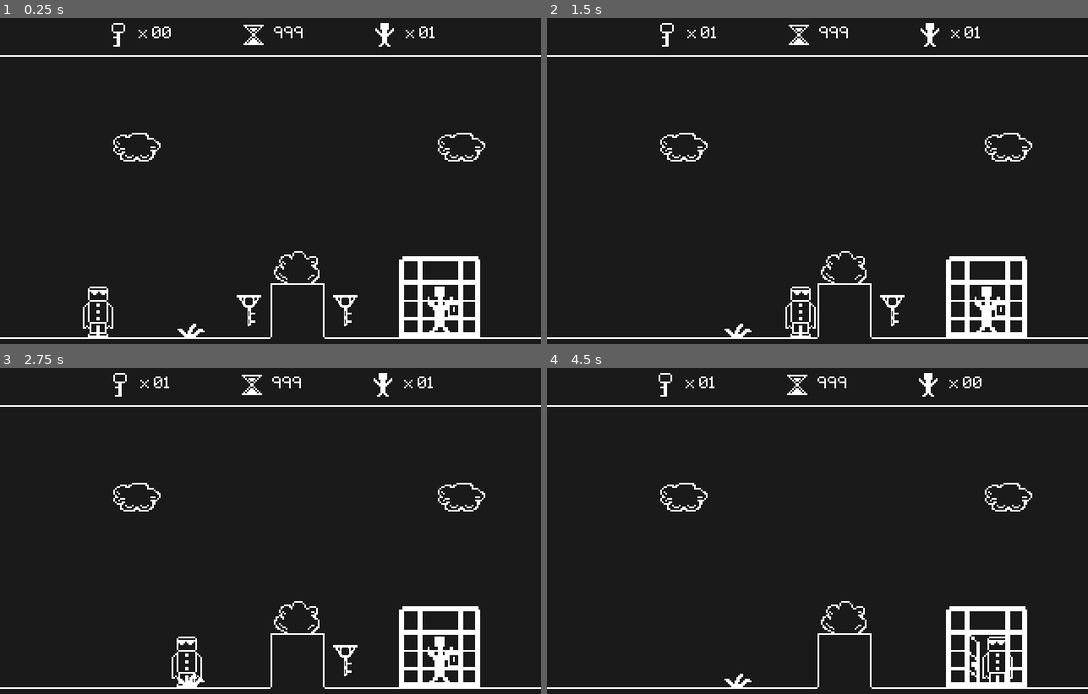
Above: before the commit, frames 1-4 (two rows, left to right).
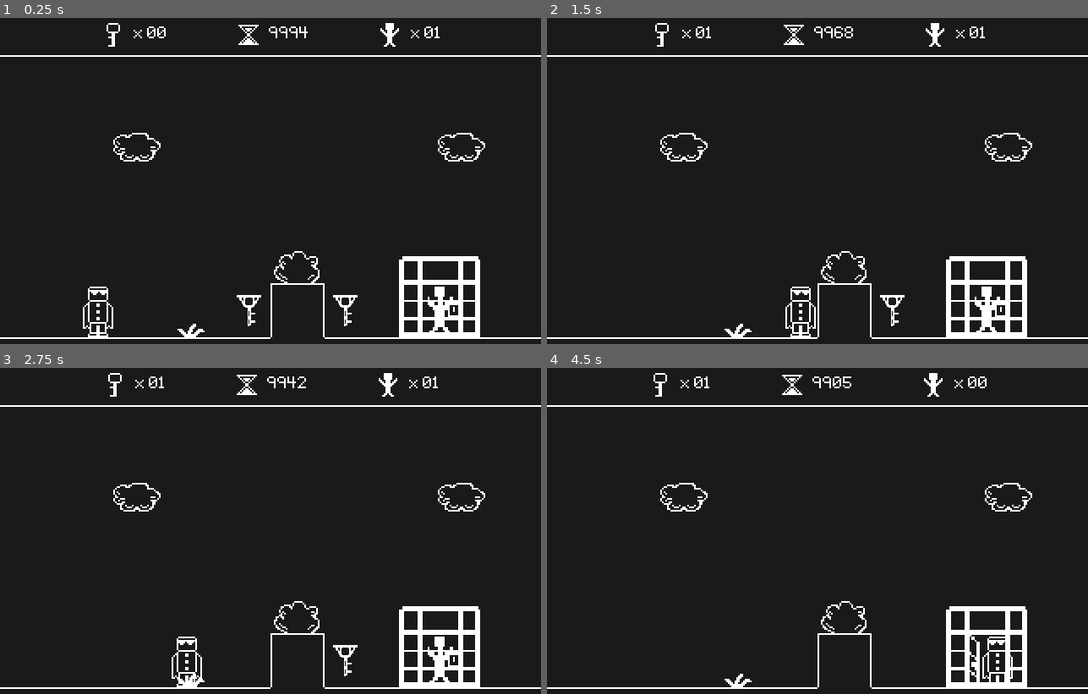
Above: after the commit, the same moments.

Repository: Kiel97/bialjam2019
Game: Godot game, scene res://Levels/Level.tscn
Two runs of this game, one before a commit and one after it. Both use one fixed random seed, a clock stepped at 60 frames per second and the inputs below.
Inputs:
- Up to frame 1 (0.25 s): no input
- Up to frame 2 (1.5 s): tap Enter at 0.5 s; hold Right (move_right) from 0.53 s (still down); tap Up (jump) at 0.77 s
- Up to frame 3 (2.75 s): tap Up (jump) at 1.52 s; release Right (move_right) at 2.03 s; hold Left (move_left) from 2.03 s (still down)
- Up to frame 4 (4.5 s): release Left (move_left) at 2.78 s; hold Right (move_right) 2.78-4.28 s; tap Up (jump) at 3.02, 3.77 s; hold Left (move_left) from 4.28 s (still down)

The runs differ from the first frame. In frame 1, 0.7% of the frame differs, in the area x 19-82%, y 1-9%; in frame 2, 0.7%; in frame 3, 0.7%; in frame 4, 0.7%.

Commit message:
Added basic time left mechanism

Diff:
--- a/Bialjam2019/HUD/HUD.gd
+++ b/Bialjam2019/HUD/HUD.gd
@@ -2,6 +2,7 @@
 
 onready var keys_counter : Label = $PanelContainer/VBoxContainer/CenterContainer/HBoxContainer/KeysCollected/KeyCounter
 onready var prisoners_counter : Label = $PanelContainer/VBoxContainer/CenterContainer/HBoxContainer/PrisonersCounter/PrisonersLeft
+onready var time_counter : Label = $PanelContainer/VBoxContainer/CenterContainer/HBoxContainer/TimeCounter/TimeLeft
 
 # Called when the node enters the scene tree for the first time.
 func _ready() -> void:
@@ -16,3 +17,6 @@
 
 func _on_Hero_prisoners_count(value) -> void:
 	prisoners_counter.text = "x " + str(value).pad_zeros(2)
+
+func _on_Hero_time_changed(value) -> void:
+	time_counter.text = str(value).pad_zeros(4)
--- a/Bialjam2019/Hero/Hero.gd
+++ b/Bialjam2019/Hero/Hero.gd
@@ -2,24 +2,34 @@
 
 signal key_collected(value)
 signal prisoners_count(value)
+signal time_changed(value)
 
 const MOVE_SPEED = 125
 const JUMP_SPEED = -300
 const GRAVITY = 1000
+const TICKS_PER_SECOND = 21
+
+onready var timer : Timer = $Timer
 
 var velocity : Vector2 = Vector2()
 
 var prisoners_left : int = 0 setget set_prisoners_left
 var keys_collected : int = 0 setget set_keys_collected
+var time_left : int = 9999 setget set_time_left
 
 func _ready() -> void:
-	pass
+	timer.set_wait_time(pow(TICKS_PER_SECOND, -1))
+	timer.start()
 
 func _process(delta: float) -> void:
 	velocity.y += GRAVITY * delta
-	get_input()
+	if time_left > 0:
+		get_input()
 
 	velocity = move_and_slide(velocity, Vector2(0, -1))
+
+	if time_left == 0:
+		die()
 
 func get_input() -> void:
 	var left = Input.is_action_pressed("move_left")
@@ -44,6 +54,10 @@
 	keys_collected = value
 	emit_signal("key_collected", self.keys_collected)
 
+func set_time_left(value: int) -> void:
+	time_left = value
+	emit_signal("time_changed", self.time_left)
+
 func collect_key() -> void:
 	self.keys_collected += 1
 
@@ -54,5 +68,11 @@
 func use_key() -> void:
 	self.keys_collected -= 1
 
+func die() -> void:
+	timer.stop()
+
 func _on_Level_counter_prisoners(value) -> void:
 	self.prisoners_left = value
+
+func _on_Timer_timeout() -> void:
+	self.time_left -= 1
--- a/Bialjam2019/Hero/Hero.tscn
+++ b/Bialjam2019/Hero/Hero.tscn
@@ -27,5 +27,9 @@
 
 [node name="Camera2D" type="Camera2D" parent="."]
 current = true
+
+[node name="Timer" type="Timer" parent="."]
 [connection signal="key_collected" from="." to="HUD" method="_on_Hero_key_collected"]
 [connection signal="prisoners_count" from="." to="HUD" method="_on_Hero_prisoners_count"]
+[connection signal="time_changed" from="." to="HUD" method="_on_Hero_time_changed"]
+[connection signal="timeout" from="Timer" to="." method="_on_Timer_timeout"]
--- a/Bialjam2019/Levels/Level_example.gd
+++ b/Bialjam2019/Levels/Level_example.gd
@@ -7,14 +7,20 @@
 export var end_left : int = 0
 export var end_right : int = 320
 
+export var time_to_complete : int = 9999
+
 # Called when the node enters the scene tree for the first time.
 func _ready() -> void:
 	set_hero_camera_limits()
+	set_time_left()
 	get_prisoners_count()
 
 # Called every frame. 'delta' is the elapsed time since the previous frame.
 #func _process(delta: float) -> void:
 #	pass
+
+func set_time_left() -> void:
+	$Hero.time_left = time_to_complete
 
 func set_hero_camera_limits() -> void:
 	var cam : Camera2D = $Hero/Camera2D
